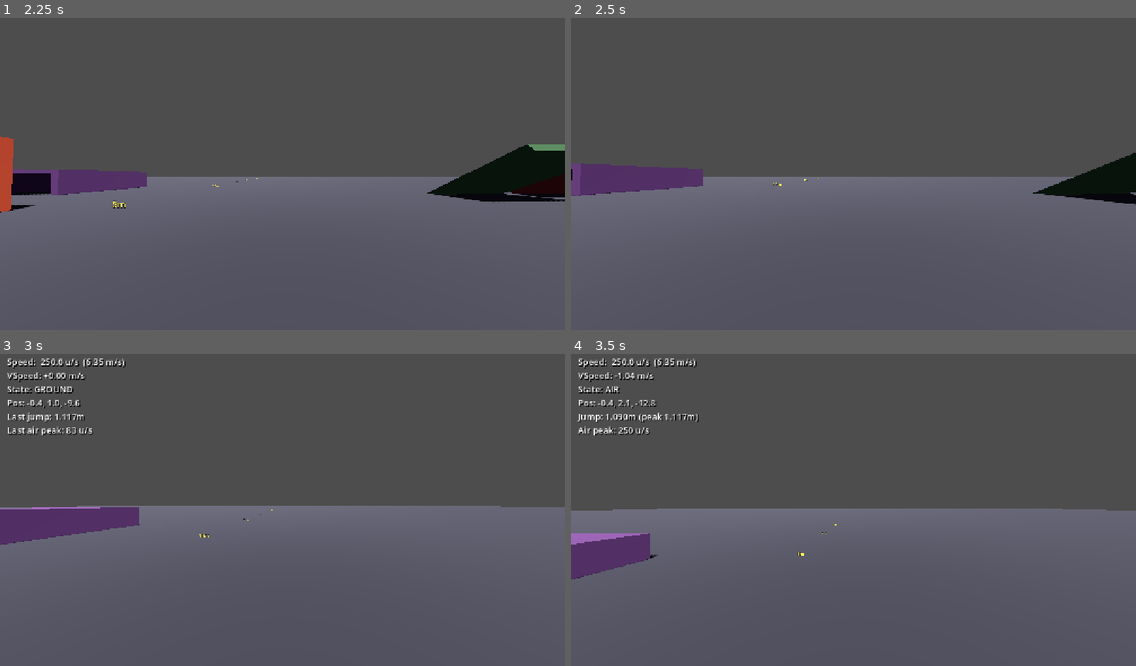
Above: before the commit, frames 1-4 (two rows, left to right).
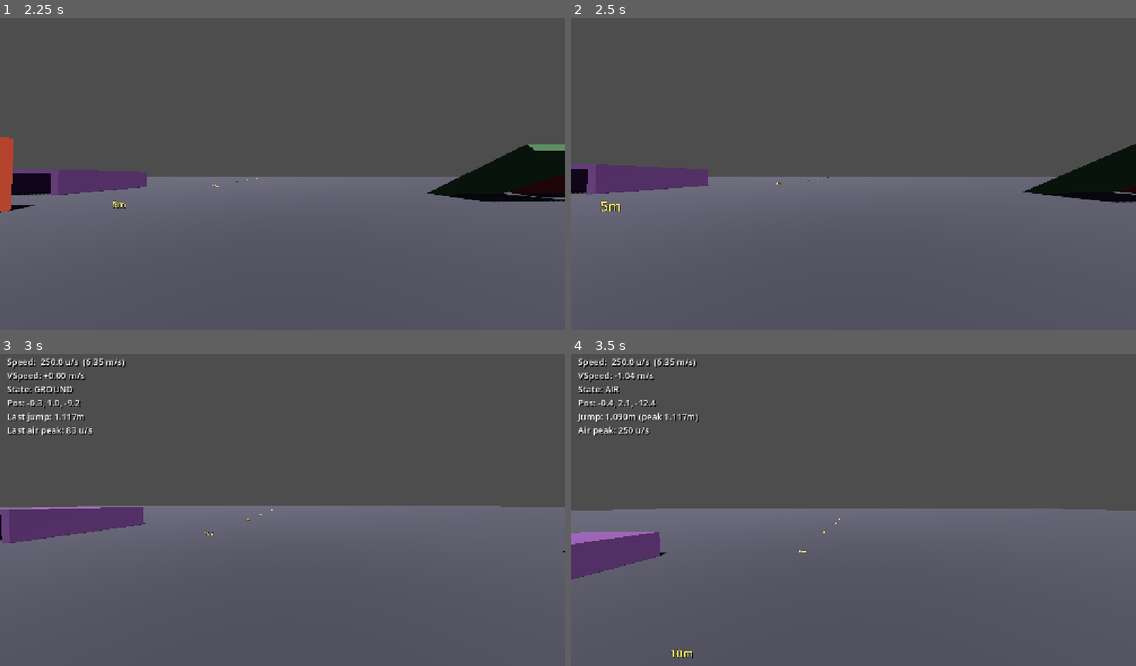
Above: after the commit, the same moments.

Repository: gotospaceplace/angels_and_demons
Game: Godot game, scene res://client/scenes/main.tscn
Two runs of this game, one before a commit and one after it. Both use one fixed random seed, a clock stepped at 60 frames per second and the inputs below. This scene is started directly instead of the project's main scene.
Inputs (mouse positions are in pixels of both pictures, inside the frame that each line leads up to):
- Up to frame 1 (2.25 s): tap Enter at 0.5 s; move the mouse to (310, 170) at 0.52 s; hold Ctrl (duck) 0.53-1.28 s; hold W (move_forward) from 0.53 s (still down); tap Space (jump) at 0.77, 1.52 s; move the mouse to (254, 174) at 1.27 s; tap F7 (toggle_hud) at 1.35 s; move the mouse to (293, 164) at 2.02 s; hold Ctrl (duck) from 2.03 s (still down)
- Up to frame 2 (2.5 s): keep holding W (move_forward); keep holding Ctrl (duck)
- Up to frame 3 (3 s): keep holding W (move_forward); move the mouse to (276, 513) at 2.77 s; release Ctrl (duck) at 2.78 s; tap F7 (toggle_hud) at 2.85 s
- Up to frame 4 (3.5 s): keep holding W (move_forward); tap Space (jump) at 3.02 s

Frame 1 is identical in both runs. In frame 2, 0.9% of the frame differs, in the area x 0-100%, y 40-62%; in frame 3, 0.1%; in frame 4, 0.3%.

Commit message:
Fix slopes: restrict step-up to flat ground, full position restore
Step-up was interfering with slope movement in two ways:
- On 30° ramps: triggering and disrupting velocity-clipped movement
- On 50° ramps: failed step-ups incrementally crept up the surface

Now step-up only activates when ground_normal.y > 0.99 (flat ground).
Slopes are handled entirely by velocity clipping and slide. Failed
step-ups fully restore position instead of partial undo.

Co-Authored-By: Claude Opus 4.6 <noreply@anthropic.com>

Diff:
--- a/shared/scripts/player_movement.gd
+++ b/shared/scripts/player_movement.gd
@@ -351,10 +351,13 @@
 	var remainder := flat_collision.get_remainder()
 	var normal := flat_collision.get_normal()
 
-	# Step-up: only when the collision blocked significant movement (>50% of move)
-	# Grazing ramp collisions pass most of the movement through and skip this
+	# Step-up: only on flat ground (slopes use velocity clipping instead)
+	# Also requires either a wall-like normal or blocked movement (capsule edge hits)
+	var on_flat := ground_normal.y > 0.99
 	var blocked := remainder.length() > move.length() * 0.5
-	if normal.y < MC.FLOOR_NORMAL_MIN or blocked:
+	if on_flat and (normal.y < MC.FLOOR_NORMAL_MIN or blocked):
+		var pre_step_pos := global_position
+
 		var step_up_col := move_and_collide(Vector3(0, MC.STEP_SIZE, 0))
 		var step_up_height := MC.STEP_SIZE
 		if step_up_col:
@@ -369,7 +372,7 @@
 			if step_down_col and step_down_col.get_normal().y >= MC.FLOOR_NORMAL_MIN:
 				return
 
-		move_and_collide(Vector3(0, -step_up_height, 0))
+		global_position = pre_step_pos
 
 	var slide := remainder.slide(normal)
 	if normal.y > 0.0 and normal.y < MC.FLOOR_NORMAL_MIN and slide.y > 0.0:
